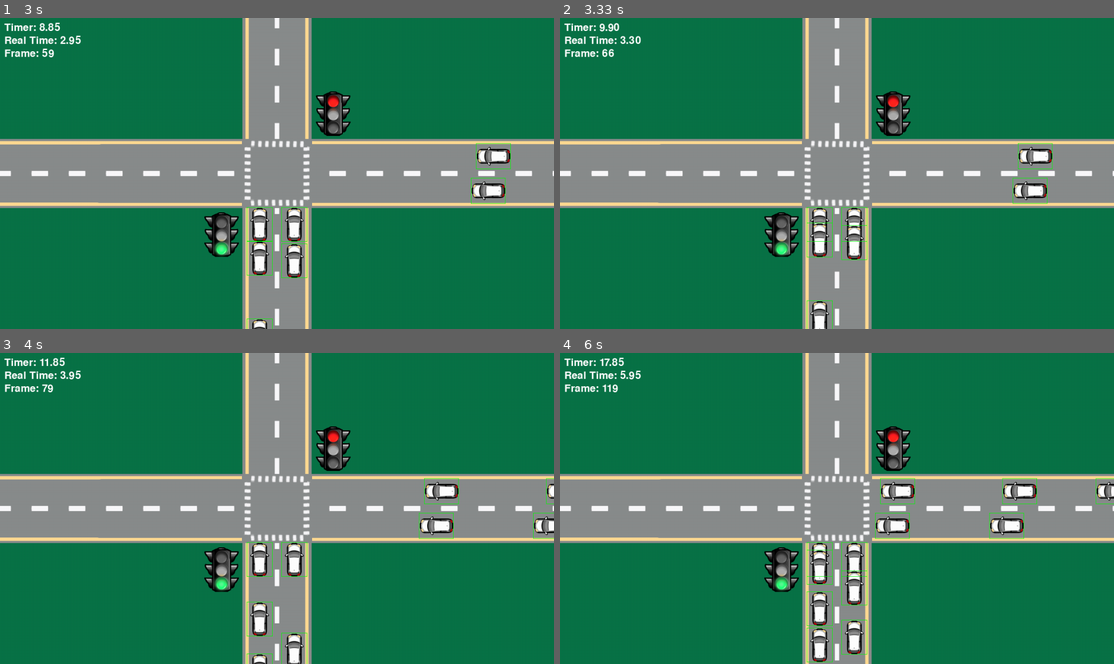
Above: before the commit, frames 1-4 (two rows, left to right).
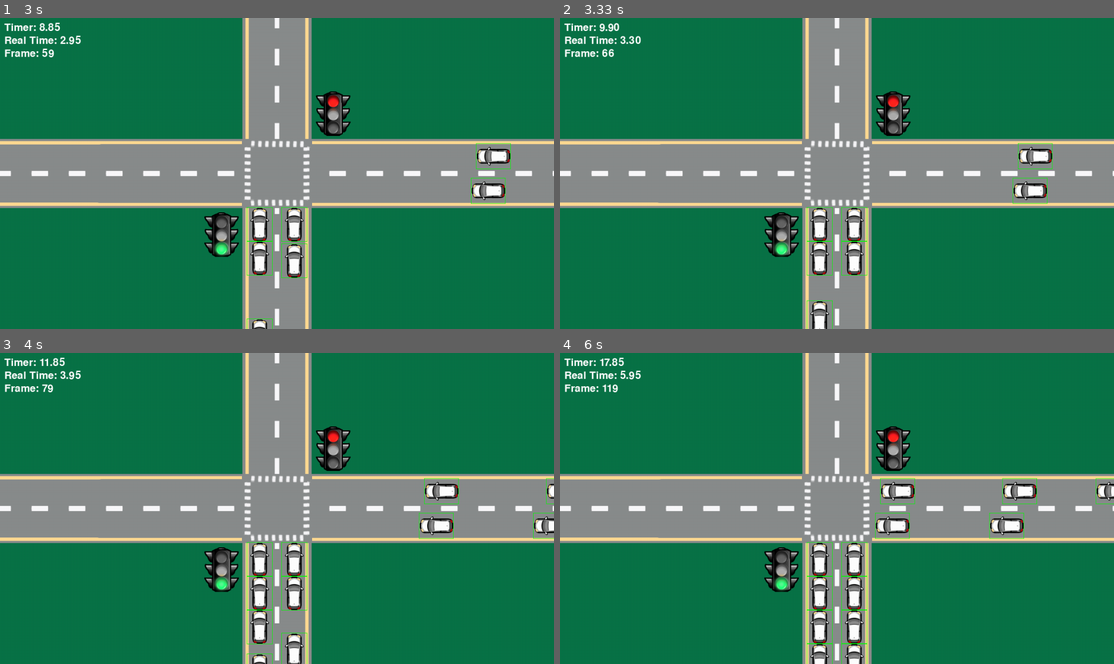
Above: after the commit, the same moments.

Repository: IChaudhry892/csce-4430-project
Game: pygame game, started from pygame-traffic-test/main.py
The game is run twice, just before and just after one commit, with the same random seed, the same clock (stepped at 60 frames per second) and the same inputs.
Inputs:
- Up to frame 1 (3 s): no input
- Up to frame 2 (3.33 s): no input
- Up to frame 3 (4 s): no input
- Up to frame 4 (6 s): no input

Frame 1 is identical in both runs. In frame 2, 0.8% of the frame differs, in the area x 44-56%, y 65-83%; in frame 3, 0.9%; in frame 4, 1.5%, in the area x 44-56%, y 61-100%.

Commit message:
Stop vehicles from overtaking stopped ahead vehicles

Diff:
--- a/pygame-traffic-test/Graphics/SimulationGraphicConfig.py
+++ b/pygame-traffic-test/Graphics/SimulationGraphicConfig.py
@@ -57,6 +57,7 @@
         "horizontal_road": SCREEN_WIDTH // 2 + (ROAD_WIDTH // 2)
     }
     VEHICLE_SPAWN_GAP_METERS = 0  # Minimum gap between spawned vehicles in meters
+    VEHICLE_MIN_GAP_METERS = 0    # Minimum gap between vehicles while moving in meters
 
     # Traffic Signal Constants
     TRAFFIC_SIGNAL_WIDTH = 80
--- a/pygame-traffic-test/Vehicle/Vehicle.py
+++ b/pygame-traffic-test/Vehicle/Vehicle.py
@@ -2,7 +2,7 @@
 from SimulationToolbox.Simulatable import Simulatable
 from Graphics.SimulationGraphicConfig import SimulationGraphicConfig
 from SimulationToolbox.SimulationConfig import SimulationConfig
-# from Road.Road import Road
+
 class Vehicle(Animatable, Simulatable):
     def __init__(self, width, height, velocity, image, road_id, lane_id):
         self.width = width
@@ -29,8 +29,8 @@
     def is_off_screen(self):
         return self.x < 0 - self.width or self.y < 0 - self.width
 
-    # Finds the gap between a vehicle and the ahead vehicle
-    def calculate_ahead_vehicle_gap(self):
+    def get_nearest_ahead_vehicle(self):
+        """Get the nearest vehicle ahead in the same lane, if any"""
         road = None
         for road_component in self.scenario.getRoads():
             if road_component.getRoadID() == self.road_id:
@@ -49,7 +49,7 @@
                 return None   # No car ahead, safe to move
 
             nearestvehicle = max(aheadvehicles, key=lambda v: v.x)
-            return (self.x - nearestvehicle.x) - nearestvehicle.height # returns the pixel gape between a vehicle and the nearest ahead vehicle
+            return nearestvehicle
 
         elif self.road_id == "vertical_road":
             for vehicle in vehicles:
@@ -60,13 +60,31 @@
                 return None   # No car ahead, safe to move
 
             nearestvehicle = max(aheadvehicles, key=lambda v: v.y)
-            return (self.y - nearestvehicle.y) - nearestvehicle.height # returns the pixel gape between a vehicle and the nearest ahead vehicle
+            return nearestvehicle
+        return None
+
+    def is_nearest_ahead_vehicle_waiting(self):
+        """Check if the nearest ahead vehicle is in 'waiting' state"""
+        vehicle = self.get_nearest_ahead_vehicle()
+        if vehicle:
+            return vehicle.state == SimulationConfig.VEHICLE_STATES["waiting"]
+        return False
+
+    def get_ahead_vehicle_gap(self):
+        """Get the pixel gap to the nearest ahead vehicle, if any"""
+        ahead_vehicle = self.get_nearest_ahead_vehicle()
+        if ahead_vehicle is None:
+            return None
+        if self.road_id == "horizontal_road":
+            return (self.x - ahead_vehicle.x) - ahead_vehicle.width
+        elif self.road_id == "vertical_road":
+            return (self.y - ahead_vehicle.y) - ahead_vehicle.height
         return None
 
     def simulate(self, delta_time):
         self.delta_time = delta_time
         signal = self.scenario.get_signal_for_road(self.road_id)
-        calculated_ahead_gap = self.calculate_ahead_vehicle_gap()
+        calculated_ahead_vehicle_gap = self.get_ahead_vehicle_gap()
 
         # if calculated_ahead_gap != None:        # Uncomment this to print the pixel gaps. I recommend commenting out the vertical road if you do this.
         #     print(calculated_ahead_gap)
@@ -78,8 +96,12 @@
                 self.state = SimulationConfig.VEHICLE_STATES["waiting"]
             elif self.road_id == "horizontal_road" and self.x <= self.stop_line_position:
                 self.state = SimulationConfig.VEHICLE_STATES["waiting"]
-            else:
+            else: # If not at stop line, keep moving until reaching it or ahead vehicle
                 self.state = SimulationConfig.VEHICLE_STATES["moving"]
+                if calculated_ahead_vehicle_gap is not None and self.is_nearest_ahead_vehicle_waiting(): # There is an ahead vehicle and it is waiting
+                    min_gap = SimulationGraphicConfig.VEHICLE_MIN_GAP_METERS * SimulationConfig.PIXELS_PER_METER
+                    if calculated_ahead_vehicle_gap <= min_gap:
+                        self.state = SimulationConfig.VEHICLE_STATES["waiting"]
         elif signal.is_green():
             self.state = SimulationConfig.VEHICLE_STATES["moving"]
 
